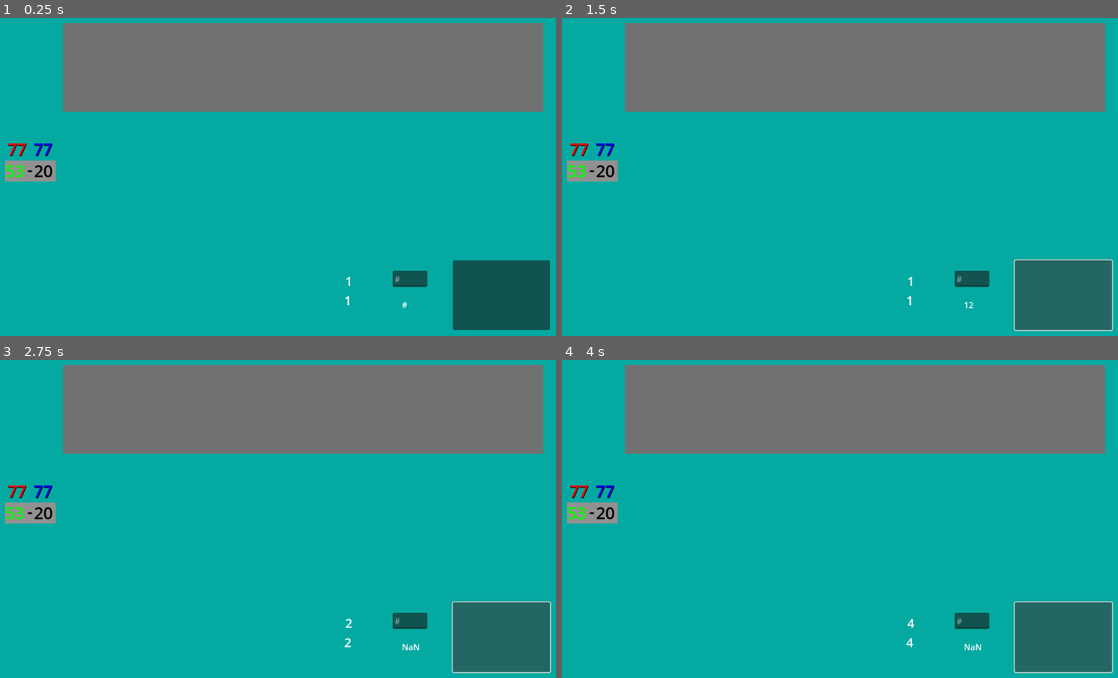
Above: before the commit, frames 1-4 (two rows, left to right).
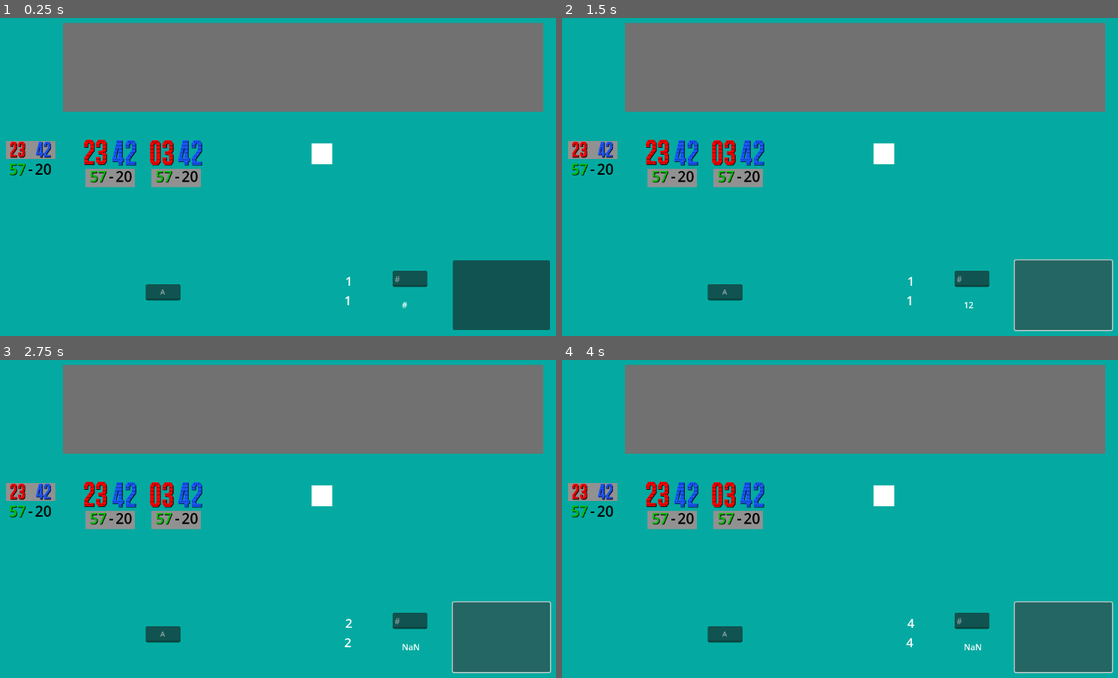
Above: after the commit, the same moments.

Repository: PiratePenguin2/robotics-bracketing-interface
Game: Godot game, scene res://main.tscn
Two runs of this game, one before a commit and one after it. Both use one fixed random seed, a clock stepped at 60 frames per second and the inputs below. The project has no main scene, so this scene is started directly.
Inputs (mouse positions are in pixels of both pictures, inside the frame that each line leads up to):
- Up to frame 1 (0.25 s): no input
- Up to frame 2 (1.5 s): click (973, 278) at 0.52 s; type "12" at 0.6 s; click (1062, 294) at 1.25 s
- Up to frame 3 (2.75 s): click (500, 636) at 2 s
- Up to frame 4 (4 s): click (1062, 636) at 2.75 s; tap Enter at 3.5 s

The runs differ from the first frame. In frame 1, 3.7% of the frame differs, in the area x 0-60%, y 38-89%; in frame 2, 3.7%; in frame 3, 3.7%; in frame 4, 3.7%.

Commit message:
Imported Cool Font, General Rearrangeing
Working on importing a steampunk frame

Diff:
--- a/main.tscn
+++ b/main.tscn
@@ -1,7 +1,8 @@
-[gd_scene load_steps=4 format=3 uid="uid://c5158mstpehjy"]
+[gd_scene load_steps=5 format=3 uid="uid://c5158mstpehjy"]
 
 [ext_resource type="PackedScene" uid="uid://bs3hhgqxuc7a8" path="res://incrementor/increment_label.tscn" id="1_3w8lr"]
 [ext_resource type="Script" path="res://somethingBeautiful/ButtonChangeTextThing.gd" id="2_skksw"]
+[ext_resource type="FontFile" uid="uid://60een1ilcr1k" path="res://fonts/IronManOfWar001BNcv-yZnY.ttf" id="3_cdyda"]
 
 [sub_resource type="Theme" id="Theme_uesxj"]
 
@@ -64,13 +65,6 @@
 
 [node name="Arena 1" type="Node2D" parent="."]
 
-[node name="ColorRect2" type="ColorRect" parent="Arena 1"]
-offset_left = 80.0
-offset_top = 286.0
-offset_right = 178.0
-offset_bottom = 326.0
-color = Color(0.568627, 0.568627, 0.568627, 1)
-
 [node name="ColorRect" type="ColorRect" parent="Arena 1"]
 offset_left = 192.0
 offset_top = 21.0
@@ -78,57 +72,228 @@
 offset_bottom = 192.0
 color = Color(0.443137, 0.443137, 0.443137, 1)
 
-[node name="GameA1R" type="Label" parent="Arena 1"]
-offset_left = 84.0
-offset_top = 241.0
-offset_right = 124.0
-offset_bottom = 289.0
+[node name="LineEdit" type="LineEdit" parent="Arena 1"]
+offset_left = 351.0
+offset_top = 524.0
+offset_right = 418.062
+offset_bottom = 555.0
+theme_override_font_sizes/font_size = 14
+placeholder_text = "A"
+alignment = 1
+
+[node name="Bracket A" type="Node2D" parent="Arena 1"]
+position = Vector2(84, 241)
+
+[node name="slot 0" type="Node2D" parent="Arena 1/Bracket A"]
+visible = false
+
+[node name="Game A1" type="Node2D" parent="Arena 1/Bracket A"]
+
+[node name="boxA3" type="ColorRect" parent="Arena 1/Bracket A/Game A1"]
+offset_left = -2.0
+offset_top = 7.0
+offset_right = 93.0
+offset_bottom = 42.0
+color = Color(0.568627, 0.568627, 0.568627, 1)
+
+[node name="Team A1R" type="Label" parent="Arena 1/Bracket A/Game A1"]
+offset_top = 4.0
+offset_right = 40.0
+offset_bottom = 52.0
 theme_override_colors/font_color = Color(1, 0, 0, 1)
 theme_override_colors/font_shadow_color = Color(0, 0, 0, 1)
-theme_override_font_sizes/font_size = 32
-text = "77"
-horizontal_alignment = 1
-
-[node name="GameA1R" type="Label" parent="Arena 1/GameA1R"]
-offset_left = -4.0
+theme_override_fonts/font = ExtResource("3_cdyda")
+theme_override_font_sizes/font_size = 40
+text = "23"
+horizontal_alignment = 1
+vertical_alignment = 1
+
+[node name="Team A1B" type="Label" parent="Arena 1/Bracket A/Game A1"]
+offset_left = 50.0
+offset_top = 4.0
+offset_right = 90.0
+offset_bottom = 52.0
+theme_override_colors/font_color = Color(0.105882, 0.341176, 1, 1)
+theme_override_colors/font_shadow_color = Color(0, 0, 0, 1)
+theme_override_fonts/font = ExtResource("3_cdyda")
+theme_override_font_sizes/font_size = 40
+text = "42"
+horizontal_alignment = 1
+vertical_alignment = 1
+
+[node name="Points A1R" type="Label" parent="Arena 1/Bracket A/Game A1"]
 offset_top = 42.0
-offset_right = 36.0
+offset_right = 40.0
 offset_bottom = 90.0
-theme_override_colors/font_color = Color(0, 1, 0, 1)
-theme_override_font_sizes/font_size = 32
-text = "53"
-horizontal_alignment = 1
-
-[node name="GameA1R" type="Label" parent="Arena 1/GameA1R/GameA1R"]
-offset_left = 28.0
-offset_top = -3.0
-offset_right = 68.0
-offset_bottom = 45.0
-theme_override_colors/font_color = Color(0, 0, 0, 1)
-theme_override_font_sizes/font_size = 32
+theme_override_colors/font_color = Color(0, 0.760784, 0, 1)
+theme_override_colors/font_shadow_color = Color(0, 0, 0, 1)
+theme_override_font_sizes/font_size = 28
+text = "57"
+horizontal_alignment = 1
+
+[node name="Points A1B" type="Label" parent="Arena 1/Bracket A/Game A1"]
+offset_left = 50.0
+offset_top = 42.0
+offset_right = 90.0
+offset_bottom = 90.0
+theme_override_colors/font_color = Color(0, 0, 0, 1)
+theme_override_font_sizes/font_size = 28
+text = "20
+"
+horizontal_alignment = 1
+
+[node name="dashA1" type="Label" parent="Arena 1/Bracket A/Game A1"]
+offset_left = 26.0
+offset_top = 41.0
+offset_right = 66.0
+offset_bottom = 83.0
+theme_override_colors/font_color = Color(0, 0, 0, 1)
+theme_override_font_sizes/font_size = 28
 text = "-"
 horizontal_alignment = 1
 
-[node name="GameA1B" type="Label" parent="Arena 1/GameA1R"]
-offset_left = 51.0
-offset_top = 42.0
-offset_right = 91.0
-offset_bottom = 90.0
-theme_override_colors/font_color = Color(0, 0, 0, 1)
-theme_override_font_sizes/font_size = 32
-text = "20"
-horizontal_alignment = 1
-
-[node name="GameA1B" type="Label" parent="Arena 1"]
-offset_left = 134.0
-offset_top = 241.0
-offset_right = 174.0
-offset_bottom = 289.0
-theme_override_colors/font_color = Color(0, 0, 1, 1)
-theme_override_colors/font_shadow_color = Color(0, 0, 0, 1)
-theme_override_font_sizes/font_size = 32
-text = "77"
-horizontal_alignment = 1
+[node name="Game A3" type="Node2D" parent="Arena 1/Bracket A"]
+
+[node name="boxA3" type="ColorRect" parent="Arena 1/Bracket A/Game A3"]
+offset_left = 151.0
+offset_top = 61.0
+offset_right = 246.0
+offset_bottom = 96.0
+color = Color(0.568627, 0.568627, 0.568627, 1)
+
+[node name="Team A3R" type="Label" parent="Arena 1/Bracket A/Game A3"]
+offset_left = 146.0
+offset_top = 4.0
+offset_right = 186.0
+offset_bottom = 52.0
+theme_override_colors/font_color = Color(1, 0, 0, 1)
+theme_override_colors/font_shadow_color = Color(0, 0, 0, 1)
+theme_override_fonts/font = ExtResource("3_cdyda")
+theme_override_font_sizes/font_size = 64
+text = "23"
+horizontal_alignment = 1
+vertical_alignment = 1
+
+[node name="Team A3B" type="Label" parent="Arena 1/Bracket A/Game A3"]
+offset_left = 201.0
+offset_top = 4.0
+offset_right = 250.0
+offset_bottom = 71.0
+theme_override_colors/font_color = Color(0.105882, 0.341176, 1, 1)
+theme_override_colors/font_shadow_color = Color(0, 0, 0, 1)
+theme_override_fonts/font = ExtResource("3_cdyda")
+theme_override_font_sizes/font_size = 64
+text = "42"
+horizontal_alignment = 1
+vertical_alignment = 1
+
+[node name="Points A3R" type="Label" parent="Arena 1/Bracket A/Game A3"]
+offset_left = 155.0
+offset_top = 56.0
+offset_right = 195.0
+offset_bottom = 104.0
+theme_override_colors/font_color = Color(0, 0.760784, 0, 1)
+theme_override_colors/font_shadow_color = Color(0, 0, 0, 1)
+theme_override_font_sizes/font_size = 28
+text = "57"
+horizontal_alignment = 1
+
+[node name="Points A3B" type="Label" parent="Arena 1/Bracket A/Game A3"]
+offset_left = 205.0
+offset_top = 56.0
+offset_right = 245.0
+offset_bottom = 104.0
+theme_override_colors/font_color = Color(0, 0, 0, 1)
+theme_override_font_sizes/font_size = 28
+text = "20
+"
+horizontal_alignment = 1
+
+[node name="dashA3" type="Label" parent="Arena 1/Bracket A/Game A3"]
+offset_left = 181.0
+offset_top = 55.0
+offset_right = 221.0
+offset_bottom = 97.0
+theme_override_colors/font_color = Color(0, 0, 0, 1)
+theme_override_font_sizes/font_size = 28
+text = "-"
+horizontal_alignment = 1
+
+[node name="slot 2" type="Node2D" parent="Arena 1/Bracket A"]
+visible = false
+
+[node name="Game A4" type="Node2D" parent="Arena 1/Bracket A"]
+
+[node name="boxA4" type="ColorRect" parent="Arena 1/Bracket A/Game A4"]
+offset_left = 278.0
+offset_top = 61.0
+offset_right = 373.0
+offset_bottom = 96.0
+color = Color(0.568627, 0.568627, 0.568627, 1)
+
+[node name="Team A4R" type="Label" parent="Arena 1/Bracket A/Game A4"]
+offset_left = 273.0
+offset_top = 4.0
+offset_right = 322.0
+offset_bottom = 71.0
+theme_override_colors/font_color = Color(1, 0, 0, 1)
+theme_override_colors/font_shadow_color = Color(0, 0, 0, 1)
+theme_override_fonts/font = ExtResource("3_cdyda")
+theme_override_font_sizes/font_size = 64
+text = "03"
+horizontal_alignment = 1
+vertical_alignment = 1
+
+[node name="Team A4B" type="Label" parent="Arena 1/Bracket A/Game A4"]
+offset_left = 328.0
+offset_top = 4.0
+offset_right = 377.0
+offset_bottom = 71.0
+theme_override_colors/font_color = Color(0.105882, 0.341176, 1, 1)
+theme_override_colors/font_shadow_color = Color(0, 0, 0, 1)
+theme_override_fonts/font = ExtResource("3_cdyda")
+theme_override_font_sizes/font_size = 64
+text = "42"
+horizontal_alignment = 1
+vertical_alignment = 1
+
+[node name="Points A4R" type="Label" parent="Arena 1/Bracket A/Game A4"]
+offset_left = 282.0
+offset_top = 56.0
+offset_right = 322.0
+offset_bottom = 104.0
+theme_override_colors/font_color = Color(0, 0.760784, 0, 1)
+theme_override_colors/font_shadow_color = Color(0, 0, 0, 1)
+theme_override_font_sizes/font_size = 28
+text = "57"
+horizontal_alignment = 1
+
+[node name="Points A4B" type="Label" parent="Arena 1/Bracket A/Game A4"]
+offset_left = 332.0
+offset_top = 56.0
+offset_right = 372.0
+offset_bottom = 104.0
+theme_override_colors/font_color = Color(0, 0, 0, 1)
+theme_override_font_sizes/font_size = 28
+text = "20
+"
+horizontal_alignment = 1
+
+[node name="dashA3" type="Label" parent="Arena 1/Bracket A/Game A4"]
+offset_left = 308.0
+offset_top = 55.0
+offset_right = 348.0
+offset_bottom = 97.0
+theme_override_colors/font_color = Color(0, 0, 0, 1)
+theme_override_font_sizes/font_size = 28
+text = "-"
+horizontal_alignment = 1
+
+[node name="ColorRect" type="ColorRect" parent="Arena 1/Bracket A/Game A4"]
+offset_left = 586.0
+offset_top = 12.0
+offset_right = 626.0
+offset_bottom = 52.0
 
 [connection signal="text_submitted" from="ButtonChangeTextThing/LineEdit" to="ButtonChangeTextThing" method="_on_line_edit_text_submitted"]
 [connection signal="pressed" from="ButtonChangeTextThing/Button" to="ButtonChangeTextThing" method="_on_button_pressed"]
Binary file added: fonts/IronManOfWar001BNcv-yZnY.ttf
Not shown, added: fonts/IronManOfWar001BNcv-yZnY.ttf.import
Binary file added: steampunk_frame.png
Not shown, added: steampunk_frame.png.import
Not shown, added: .DS_Store
